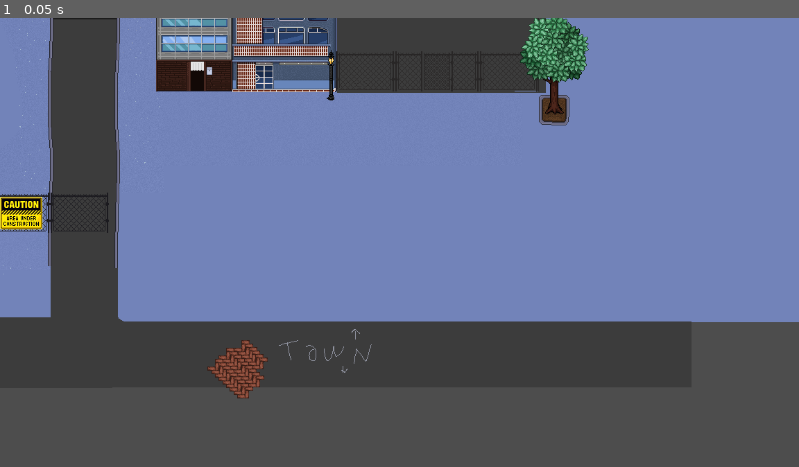
Above: before the commit, frame 1.
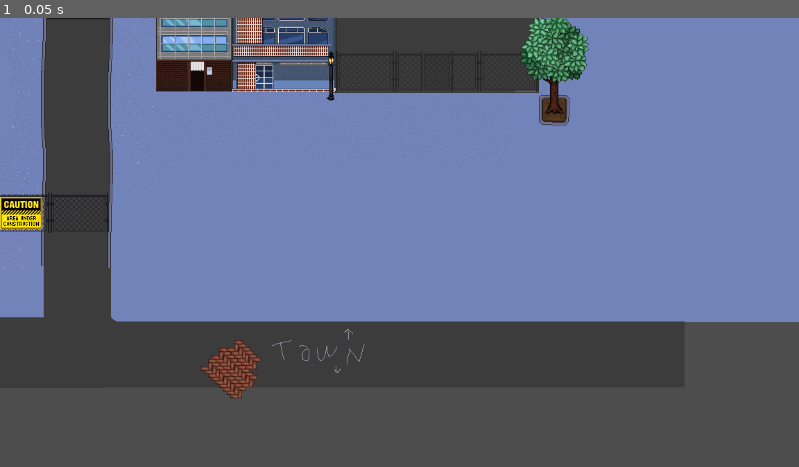
Above: after the commit, the same moment.

Repository: porkbrain/dont-count-the-sheep
Game: Godot game, scene res://assets/scenes/downtown.tscn
The game is run twice, just before and just after one commit, with the same random seed, the same clock (stepped at 60 frames per second) and the same inputs. The project has no main scene, so this scene is started directly.
Inputs:
- Up to frame 1 (0.05 s): no input

The runs differ from the first frame. In frame 1, 2.0% of the frame differs, in the area x 0-87%, y 0-85%.

Commit message:
new indoor assets, fixed y sort

Diff:
--- a/main_game/assets/scenes/downtown.tscn
+++ b/main_game/assets/scenes/downtown.tscn
@@ -36,6 +36,7 @@
 [ext_resource type="Texture2D" uid="uid://dxokrosjob4s5" path="res://assets/downtown/fancy_sloupky.png" id="33_lx3i7"]
 [ext_resource type="Texture2D" uid="uid://dsdky0twwr6jh" path="res://assets/downtown/blue_clinic.png" id="35_ecxbn"]
 [ext_resource type="Texture2D" uid="uid://cj7k78j2n48gr" path="res://assets/downtown/roof_building.png" id="36_4dgjx"]
+[ext_resource type="Texture2D" uid="uid://bflcaqeap0y6j" path="res://assets/downtown/bin_bag.png" id="37_kbqnk"]
 
 [sub_resource type="AtlasTexture" id="AtlasTexture_5i4a5"]
 atlas = ExtResource("2_vxd7e")
@@ -70,7 +71,7 @@
 
 [node name="DowntownBg" type="Sprite2D" parent="."]
 z_index = -5
-position = Vector2(242, 480)
+position = Vector2(232, 480)
 texture = ExtResource("1_ac7tb")
 
 [node name="CompoundRoot" type="Node2D" parent="."]
@@ -152,8 +153,16 @@
 texture = ExtResource("7_p1j5y")
 
 [node name="Beer3" type="Sprite2D" parent="CompoundRoot/CompoundFenceBins"]
-position = Vector2(-21, -8)
+position = Vector2(2, -1)
 texture = ExtResource("11_e3pff")
+
+[node name="BlackBin" type="Sprite2D" parent="CompoundRoot/CompoundFenceBins"]
+position = Vector2(27, -14)
+texture = ExtResource("7_p1j5y")
+
+[node name="BinBag" type="Sprite2D" parent="CompoundRoot/CompoundFenceBins"]
+position = Vector2(-29, -14)
+texture = ExtResource("37_kbqnk")
 
 [node name="Lamp2" type="Sprite2D" parent="CompoundRoot"]
 position = Vector2(-472, -365)
@@ -326,6 +335,9 @@
 position = Vector2(-162.5, -2)
 texture = ExtResource("36_4dgjx")
 
+[node name="YSort" type="Node2D" parent="MallRoot/RoofBuilding"]
+position = Vector2(0, 41)
+
 [node name="Block2Root" type="Node2D" parent="."]
 
 [node name="HousePlantshoptrio" type="Sprite2D" parent="Block2Root"]
@@ -384,6 +396,9 @@
 z_index = -1
 position = Vector2(1, 68)
 texture = ExtResource("20_kpivv")
+
+[node name="YSort" type="Node2D" parent="Block2Root/PrahaBuilding"]
+position = Vector2(16, 90)
 
 [node name="FancyStairs" type="Sprite2D" parent="Block2Root"]
 z_index = -2
Binary file added: main_game/assets/downtown/bin_bag.png
Binary file added: main_game/assets/downtown/red_car.png
Binary file changed: main_game/assets/downtown/roof_building.png
Binary file added: main_game/assets/residential/indoors/blue_bed.png
Binary file added: main_game/assets/residential/indoors/blue_bed_noblanket.png
Binary file added: main_game/assets/residential/indoors/chair_yellow.png
Binary file added: main_game/assets/residential/indoors/garland.png
Binary file added: main_game/assets/residential/indoors/sofa_yellow.png
Not shown: 1 places in main_game/assets/scenes/downtown.tscn that only renumber resources
